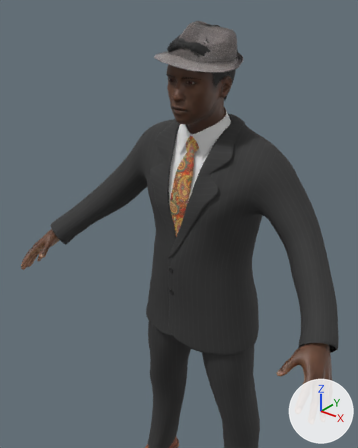
Two versions of the glTF model data/art/detective.glb, one commit apart.
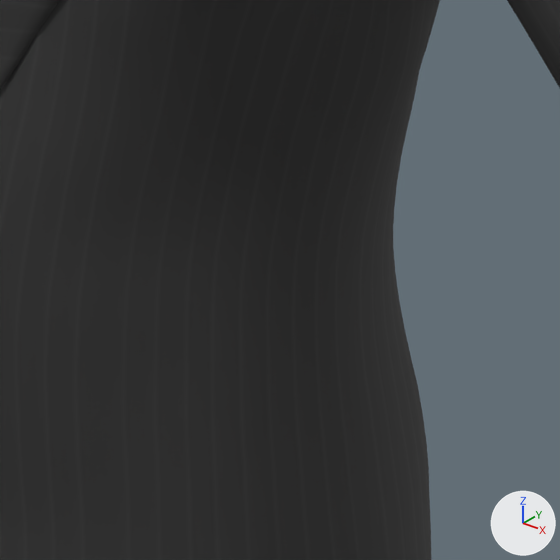
Each version is shown from a 50 mm camera at (0.806, -1.152, 1.832) aimed at (0.008, -0.155, 1.214), then close up on the part from 51% to 78% of the width and 50% to 72% of the height. Lighting does not change. The marker at lower right points along +X, +Y and +Z. The last two pictures show the newer version. The close-ups show mesh edges as thin lines.

In view in the first close-up: 'Human.toigo_male_suit_tie_and_jacket_street'.
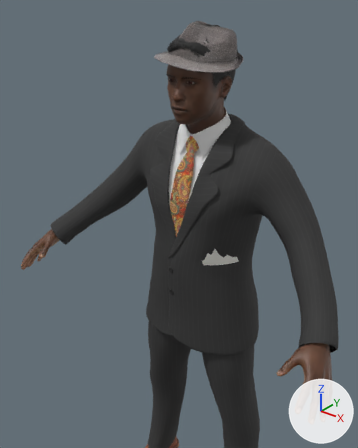
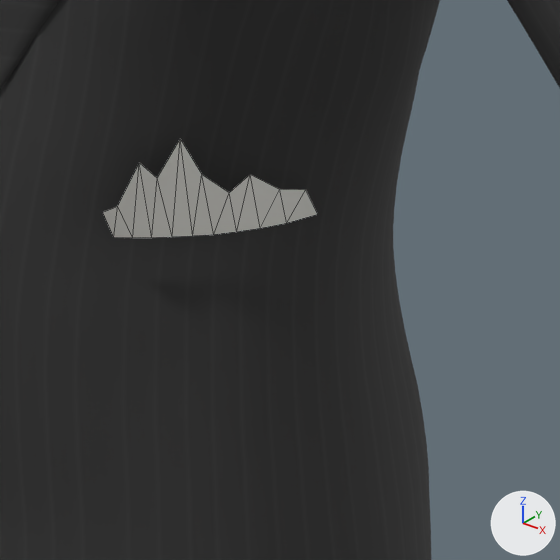
Scene script edits in JSON lines:
```json
{"op": "add", "block": "mat_pocket_square_silk", "code": ["mat_pocket_square_silk = principled_material('Pocket square silk')", "mat_pocket_square_silk.base_color = (0.88, 0.87, 0.81)  # white #f1f0e8", "mat_pocket_square_silk.roughness = 0.4", "mat_pocket_square_silk.sheen_weight = 1.0"]}
{"op": "add", "block": "me_pocket_square_folds", "code": ["me_pocket_square_folds = bpy.data.meshes.new('Pocket square folds')", "me_pocket_square_folds.from_pydata(...)  # 20 vertices, 18 faces; spans x 0.092..0.1586, y -0.1563..-0.0638, z 1.1043..1.1653", "me_pocket_square_folds.materials.append(mat_pocket_square_silk)  # white #f1f0e8"]}
{"op": "add", "block": "ob_detective_pocket_square", "code": ["ob_detective_pocket_square = bpy.data.objects.new('Detective pocket square', me_pocket_square_folds)", "ob_detective_pocket_square.location = (0.0, 0.0, 0.0)"]}
```

Pixel boxes [x1, y1, x2, y2] of what changed, in the close-ups (560 x 560 px):
```json
{"object": "Detective pocket square", "change": "added", "after": [103, 139, 317, 238]}
```
